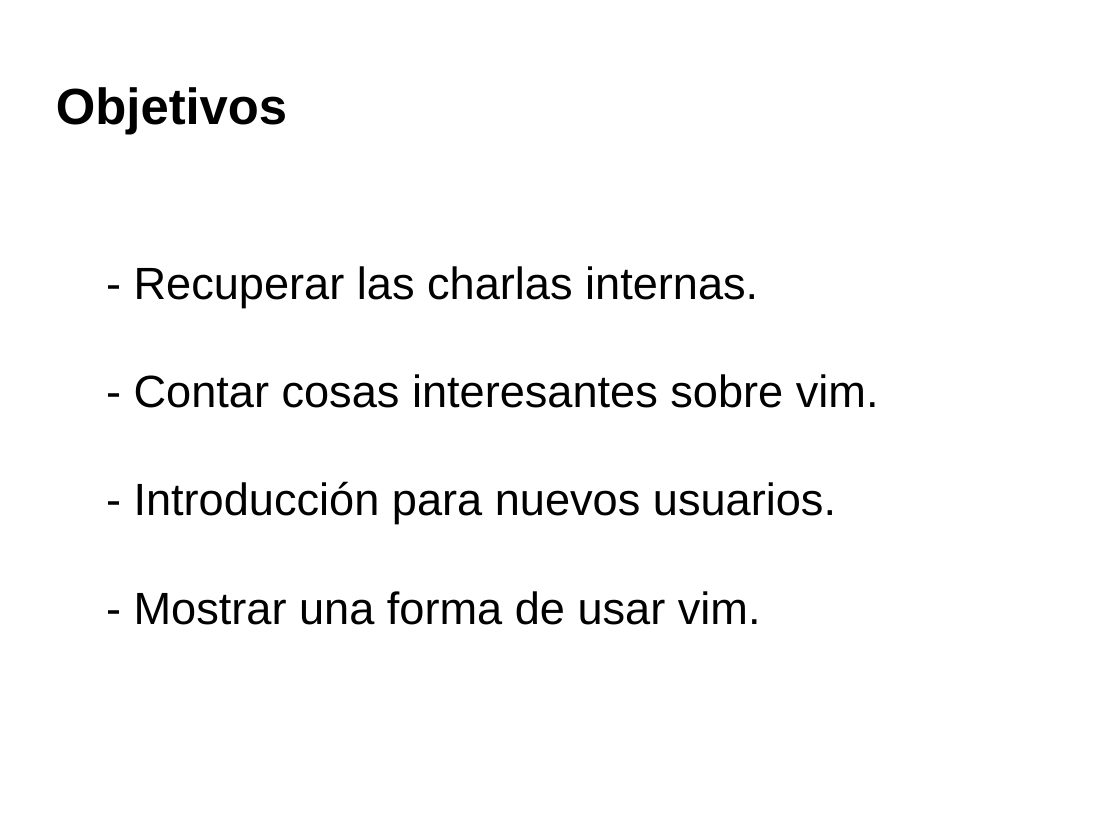
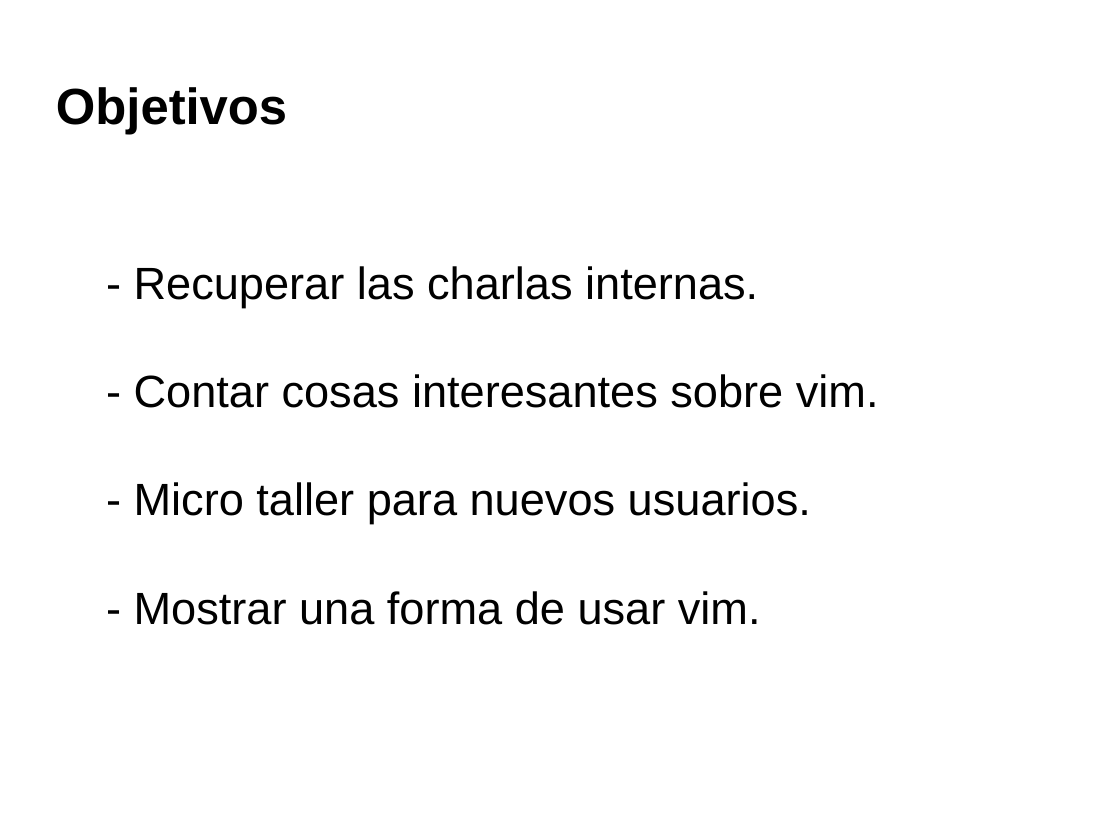
Before and after one commit to jmgarciamaleno/vim-talk, a slide deck: slide 3 of vim-talk.odp. Drawn at 1120x840 pixels with LibreOffice and Linux fonts; fonts in the diff are those of the drawing; background and template pictures are left out. Boxes give left, top, right and bottom in pixels: in the first picture for what was removed or moved away, otherwise in the second. Text is boxed around its words. In the diff, an @@ line names an element or a change of style, - is before the commit and + after.

```diff
--- a/vim-talk.odp
+++ b/vim-talk.odp
@@ subtitle at box(134, 482, 811, 524): text changed @@
-- Introducción para nuevos usuarios.
+- Micro taller para nuevos usuarios.
```
Also in this commit, not shown: 1 other slide changed.
